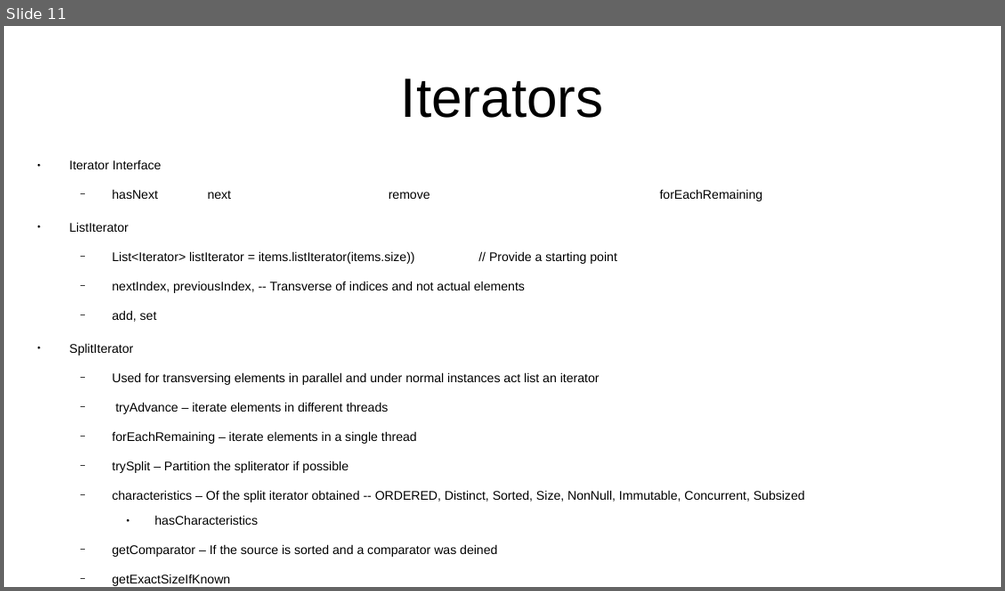
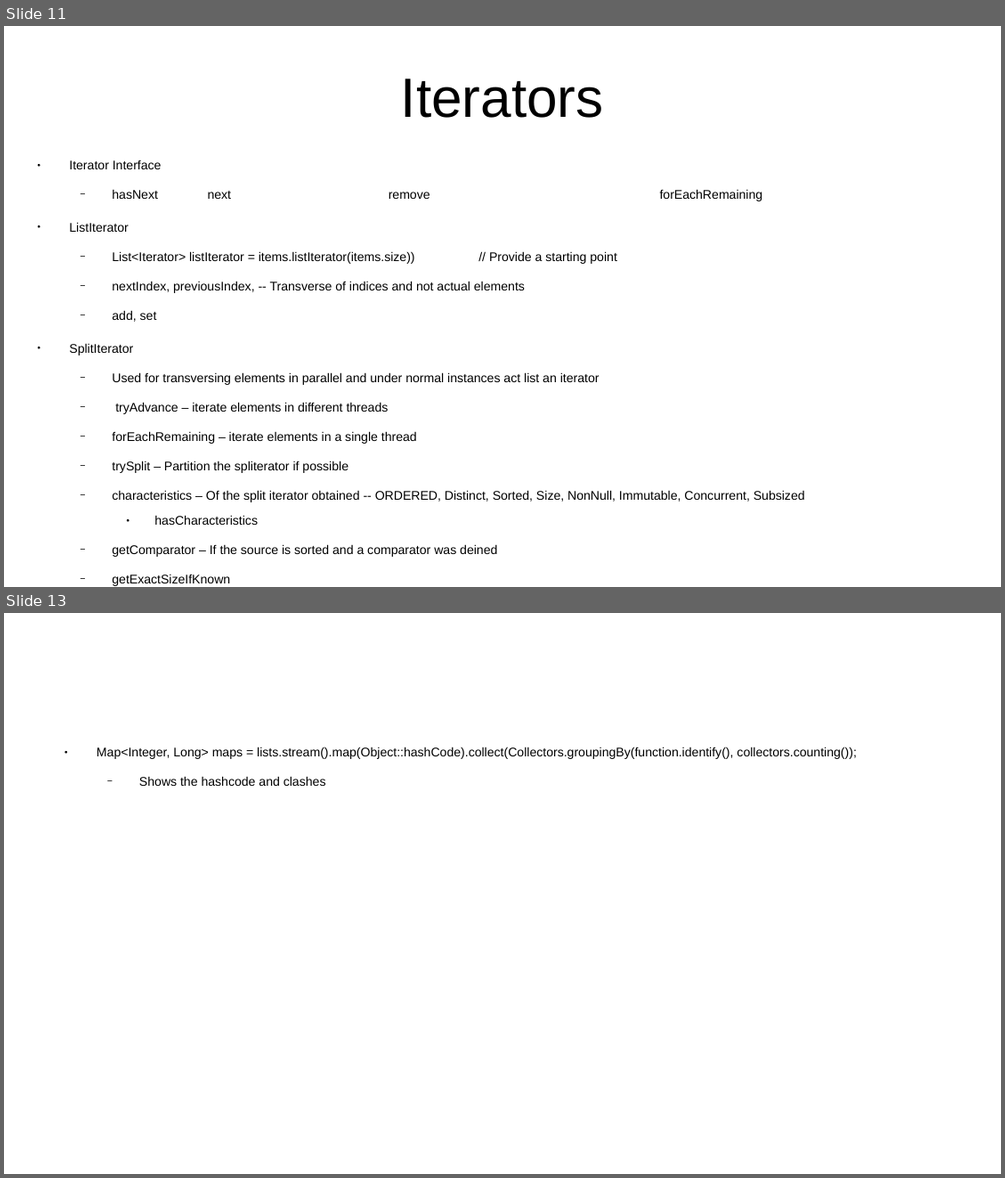
Before and after one commit to CharlesStockman/notesFromCourses, a slide deck: java/core/Java Collections.odp. Shown one above the other, each under a label of ours: slide 11 before the commit, slides 11 and 13 after it; the slides between them are not shown. The pictures are 1005x591 and 1005x1178 pixels, drawn with LibreOffice and Linux fonts; fonts in the diff are those of the drawing. Boxes give left, top, right and bottom in pixels: in the first picture for what was removed or moved away, otherwise in the second. Text is boxed around its words. In the diff, an @@ line names an element or a change of style, - is before the commit and + after.

```diff
--- a/java/core/Java Collections.odp
+++ b/java/core/Java Collections.odp
@@ slide 13 added at bbox=[4, 613, 1001, 1174], background #FFFFFF @@
@@ text added at bbox=[97, 747, 856, 786], 10 pt, text #000000 @@
+● Map<Integer, Long> maps = lists.stream().map(Object::hashCode).collect(Collectors.groupingBy(function.identify(), collectors.counting());
+  − Shows the hashcode and clashes
```
Also in this commit, not shown: 1 slide changed, 1 other slide added, 1 slide removed, 7 other files.
